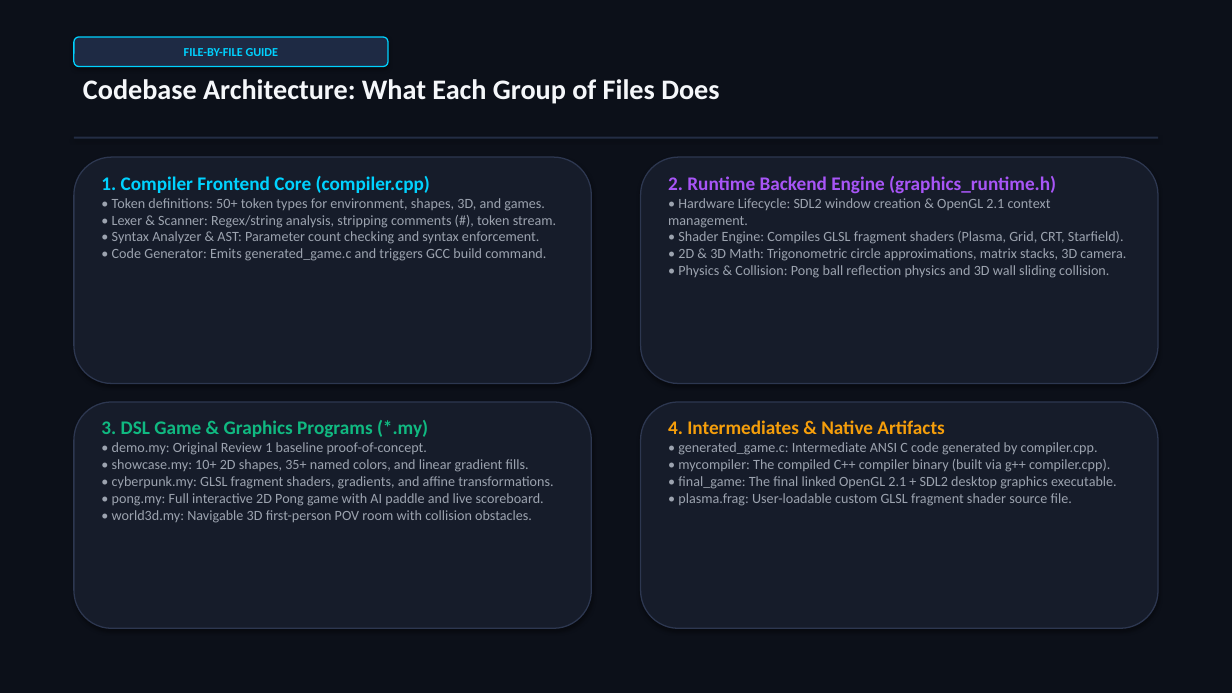
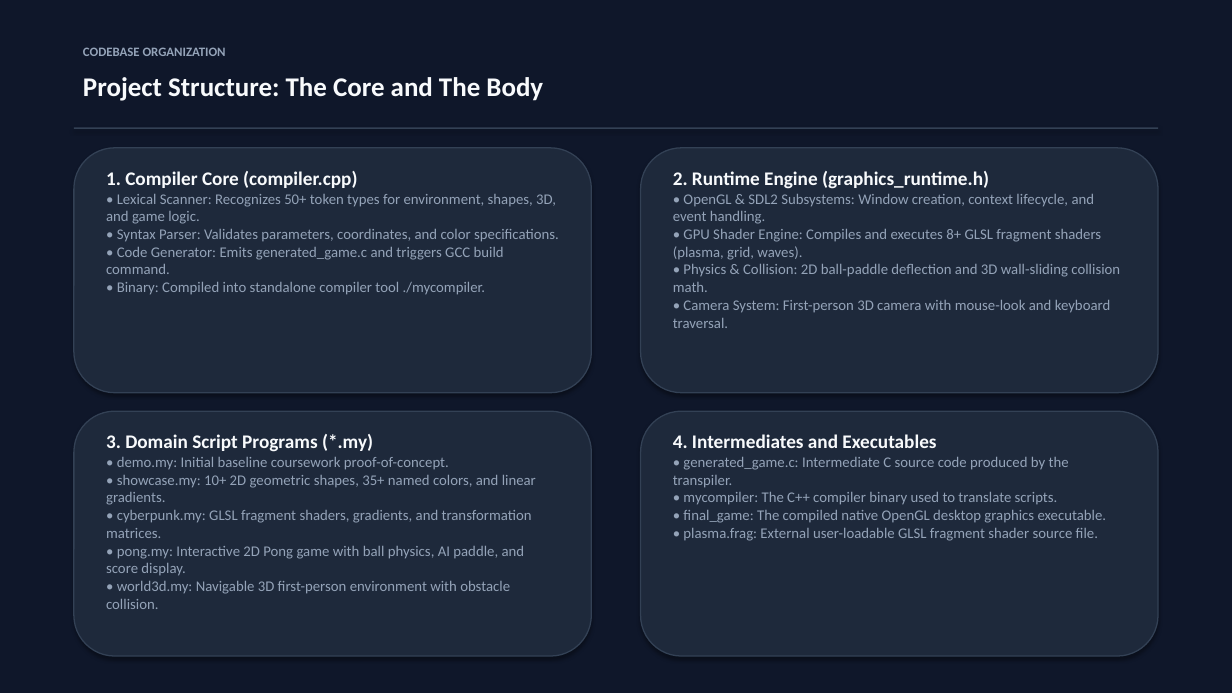
Before and after one commit to eldhoGI2/shader-compiler, a slide deck: slide 4 of Shader_Compiler_Project_Presentation.pptx (slide 6 before the commit). Drawn at 1232x693 pixels with LibreOffice and Linux fonts; fonts in the diff are those of the drawing. Boxes give left, top, right and bottom in pixels: in the first picture for what was removed or moved away, otherwise in the second. Text is boxed around its words. In the diff, an @@ line names an element or a change of style, - is before the commit and + after.

Commit message:
docs: streamline presentation to concise 8 slides with clean monochrome styling and demo screenshots

```diff
--- a/Shader_Compiler_Project_Presentation.pptx
+++ b/Shader_Compiler_Project_Presentation.pptx
@@ background #0C1019 to #0F172A @@
@@ rounded rectangle removed at (74, 37, 388, 67) @@
-FILE-BY-FILE GUIDE
@@ text added at (83, 47, 226, 56), 10 pt, text #94A3B8, bold @@
+CODEBASE ORGANIZATION
@@ text removed at (83, 79, 719, 104) @@
-Codebase Architecture: What Each Group of Files Does
@@ text added at (83, 77, 543, 101), 21 pt, text #F8FAFC, bold @@
+Project Structure: The Core and The Body
@@ rounded rectangle: place and size @@
-rounded rectangle at (74, 157, 592, 384)
+rounded rectangle at (74, 148, 592, 393)
@@ rectangle: place and size @@
-rectangle at (74, 137, 1158, 139)
+rectangle at (74, 128, 1158, 128)
@@ rectangle at (74, 128, 1158, 128): fill #232D44 to #334155 @@
@@ rounded rectangle: place and size @@
-rounded rectangle at (640, 157, 1158, 384)
+rounded rectangle at (640, 148, 1158, 393)
@@ text at (106, 171, 559, 295): text changed; size 11 to 11.5 pt; text colour #9CA3AF to #94A3B8 @@
-1. Compiler Frontend Core (compiler.cpp)
-• Token definitions: 50+ token types for environment, shapes, 3D, and games.
-• Lexer & Scanner: Regex/string analysis, stripping comments (#), token stream.
-• Syntax Analyzer & AST: Parameter count checking and syntax enforcement.
-• Code Generator: Emits generated_game.c and triggers GCC build command.
+1. Compiler Core (compiler.cpp)
+• Lexical Scanner: Recognizes 50+ token types for environment, shapes, 3D, and game logic.
+• Syntax Parser: Validates parameters, coordinates, and color specifications.
+• Code Generator: Emits generated_game.c and triggers GCC build command.
+• Binary: Compiled into standalone compiler tool ./mycompiler.
@@ text at (673, 171, 1120, 328): text changed; size 11 to 11.5 pt; text colour #9CA3AF to #94A3B8 @@
-2. Runtime Backend Engine (graphics_runtime.h)
-• Hardware Lifecycle: SDL2 window creation & OpenGL 2.1 context management.
-• Shader Engine: Compiles GLSL fragment shaders (Plasma, Grid, CRT, Starfield).
-• 2D & 3D Math: Trigonometric circle approximations, matrix stacks, 3D camera.
-• Physics & Collision: Pong ball reflection physics and 3D wall sliding collision.
+2. Runtime Engine (graphics_runtime.h)
+• OpenGL & SDL2 Subsystems: Window creation, context lifecycle, and event handling.
+• GPU Shader Engine: Compiles and executes 8+ GLSL fragment shaders (plasma, grid, waves).
+• Physics & Collision: 2D ball-paddle deflection and 3D wall-sliding collision math.
+• Camera System: First-person 3D camera with mouse-look and keyboard traversal.
@@ rounded rectangle: place and size @@
-rounded rectangle at (74, 402, 592, 628)
+rounded rectangle at (74, 411, 592, 656)
@@ fill #161C2A to #1E293B; outline #2D3750 1 pt to #334155 1 pt in 4 elements at (74, 148, 592, 393), (640, 148, 1158, 393), (74, 411, 592, 656), (640, 411, 1158, 656) @@
@@ rounded rectangle: place and size @@
-rounded rectangle at (640, 402, 1158, 628)
+rounded rectangle at (640, 411, 1158, 656)
@@ text at (106, 434, 536, 609): text changed; size 11 to 11.5 pt; text colour #9CA3AF to #94A3B8 @@
-3. DSL Game & Graphics Programs (*.my)
-• demo.my: Original Review 1 baseline proof-of-concept.
-• showcase.my: 10+ 2D shapes, 35+ named colors, and linear gradient fills.
-• cyberpunk.my: GLSL fragment shaders, gradients, and affine transformations.
-• pong.my: Full interactive 2D Pong game with AI paddle and live scoreboard.
-• world3d.my: Navigable 3D first-person POV room with collision obstacles.
+3. Domain Script Programs (*.my)
+• demo.my: Initial baseline coursework proof-of-concept.
+• showcase.my: 10+ 2D geometric shapes, 35+ named colors, and linear gradients.
+• cyberpunk.my: GLSL fragment shaders, gradients, and transformation matrices.
+• pong.my: Interactive 2D Pong game with ball physics, AI paddle, and score display.
+• world3d.my: Navigable 3D first-person environment with obstacle collision.
@@ text at (673, 434, 1107, 541): text changed; size 11 to 11.5 pt; text colour #9CA3AF to #94A3B8 @@
-4. Intermediates & Native Artifacts
-• generated_game.c: Intermediate ANSI C code generated by compiler.cpp.
-• mycompiler: The compiled C++ compiler binary (built via g++ compiler.cpp).
-• final_game: The final linked OpenGL 2.1 + SDL2 desktop graphics executable.
-• plasma.frag: User-loadable custom GLSL fragment shader source file.
+4. Intermediates and Executables
+• generated_game.c: Intermediate C source code produced by the transpiler.
+• mycompiler: The C++ compiler binary used to translate scripts.
+• final_game: The compiled native OpenGL desktop graphics executable.
+• plasma.frag: External user-loadable GLSL fragment shader source file.
```
Also in this commit, not shown: 1 other slide changed, 6 slides added, 14 slides removed, 2 other files.
